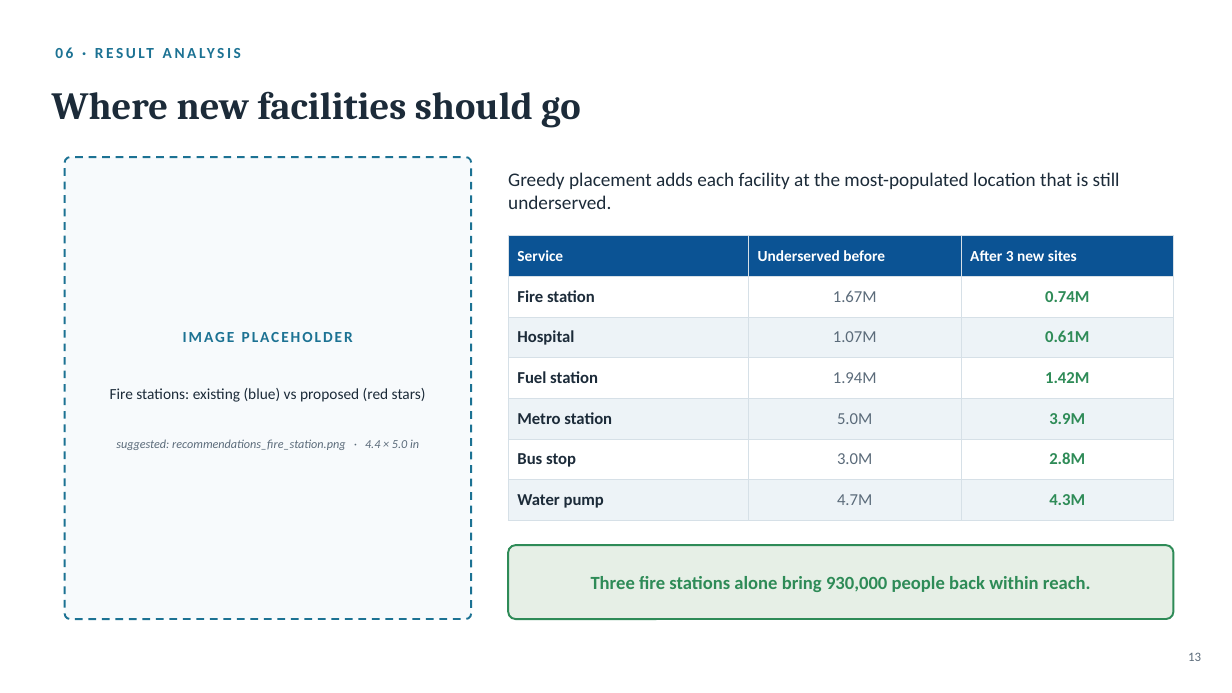
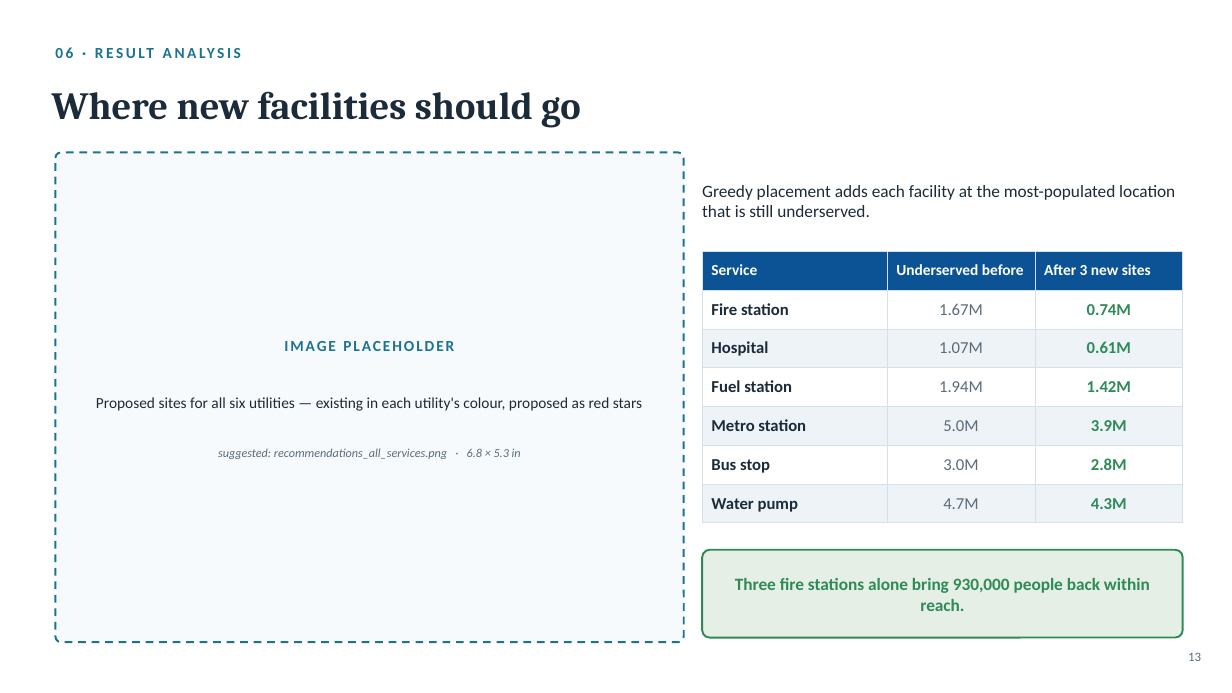
Before and after one commit to abedinm/voronoi-dhaka, a slide deck: slide 14 of outputs/Dhaka_Voronoi_Defense_16_BLANK.pptx. Drawn at 1232x693 pixels with LibreOffice and Linux fonts; fonts in the diff are those of the drawing. Boxes give left, top, right and bottom in pixels: in the first picture for what was removed or moved away, otherwise in the second. Text is boxed around its words. In the diff, an @@ line names an element or a change of style, - is before the commit and + after.

Commit message:
Show all six utilities in the recommendations, not just fire stations
The deck's recommendation slide showed one utility standing in for six, and the
thesis showed three of six with no stated reason for those three.

plot_all_recommendations_panel draws proposed sites for every utility: existing
facilities keep the utility's colour, proposed sites are red stars throughout,
and each panel carries its own before/after underserved-population count. It
becomes thesis Figure 4.11 (4.11-4.15 shift to 4.12-4.16) and replaces the
fire-station map on the recommendation slide in all four decks; that slide's
text column was reflowed since the panel is landscape where the old map was
portrait.

```diff
--- a/outputs/Dhaka_Voronoi_Defense_16_BLANK.pptx
+++ b/outputs/Dhaka_Voronoi_Defense_16_BLANK.pptx
@@ rounded rectangle: place and size @@
-rounded rectangle at (65, 157, 471, 619)
+rounded rectangle at (55, 152, 684, 642)
@@ rounded rectangle at (55, 152, 684, 642): proportions changed @@
@@ text "Greedy placement adds each facility ...": place and size @@
-text "Greedy placement adds each facility ..." at (508, 172, 1120, 209)
+text "Greedy placement adds each facility ..." at (702, 185, 1175, 217)
@@ text "Greedy placement adds each facility ..." at (702, 185, 1175, 217): size 15 to 13.5 pt @@
@@ table: place and size @@
-table at (508, 236, 1174, 512)
+table at (702, 251, 1183, 516)
@@ text "IMAGE PLACEHOLDER": place and size @@
-text "IMAGE PLACEHOLDER" at (183, 332, 353, 342)
+text "IMAGE PLACEHOLDER" at (284, 341, 454, 351)
@@ text at (96, 397, 642, 411): text changed @@
-Fire stations: existing (blue) vs proposed (red stars)
+Proposed sites for all six utilities — existing in each utility's colour, proposed as red stars
@@ text at (218, 448, 521, 459): text changed @@
-suggested: recommendations_fire_station.png · 4.4 × 5.0 in
+suggested: recommendations_all_services.png · 6.8 × 5.3 in
@@ rounded rectangle at (702, 550, 1183, 638): proportions changed @@
@@ rounded rectangle: place and size @@
-rounded rectangle at (508, 545, 1174, 619)
+rounded rectangle at (702, 550, 1183, 638)
@@ text "Three fire stations alone bring ...": place and size @@
-text "Three fire stations alone bring ..." at (591, 576, 1091, 592)
+text "Three fire stations alone bring ..." at (735, 578, 1150, 611)
@@ text "Three fire stations alone bring ..." at (735, 578, 1150, 611): size 14.5 to 13.5 pt @@
```
Also in this commit, not shown: 33 other files.
